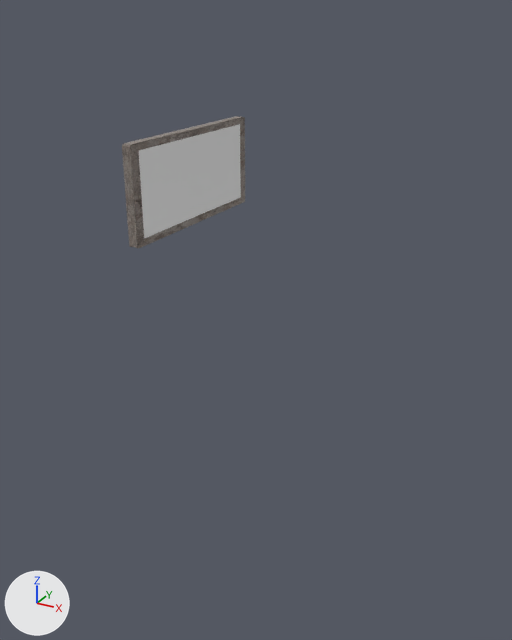
An edit to the glTF model assets/items/animita/model.gltf, drawn before and after from the same camera.
One viewpoint serves both versions: a 50 mm camera at (1.6, -2.38, 1.83) aimed at (0.31, -0.03, 0.66). Every picture has the same lights, and +X, +Y and +Z are marked at lower left. Where no turn or scale is listed for an object, it has been applied to the vertices.

The first picture shows 'ex-voto-block', 'ex-voto-message'.
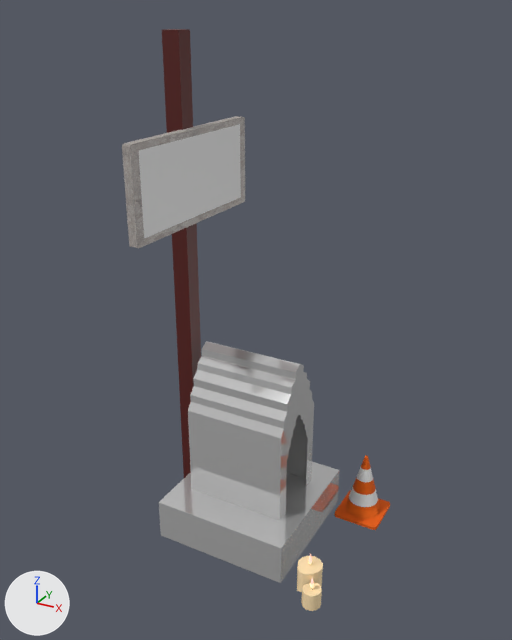
The newer file is also rescaled (x0.76), turned or shifted as a whole; pictures and numbers use the older file's frame.

Where the change shows, as pixel boxes (x1, y1, x2, y2) in the pictures (512 x 640 px):
'house', added
    after: (188, 341, 314, 520)
'base', added
    after: (159, 462, 340, 583)
'pole', added
    after: (162, 29, 201, 478)
'ex-voto-block', surface changed
    both: (122, 116, 245, 248)
'traffic cone_Material_0', added (orange)
    after: (334, 455, 390, 530)
'pCylinder1_lambert1_0', added
    after: (297, 556, 323, 592)
'traffic cone_Material.001_0', added
    after: (349, 467, 378, 507)
'pCylinder2_lambert1_0', added
    after: (301, 583, 322, 611)

The change, as a list of edits to the scene's bpy script:
```text
Change mat_marble:
    add mat_marble.emission_strength = 0.1
Add mat_lambert1:
    mat_lambert1 = bpy.data.materials.new('lambert1')
    # uses the picture img_image_0
    # uses the picture img_image_1
    # uses the picture img_image_2
Add ob_pole:
    ob_pole = bpy.data.objects.new('pole', me_cube_002)  # a box spanning x -1.0..1.0, y -1.0..1.0, z -1.0..1.0; in mat_material (dark red #571915)
    ob_pole.location = (-0.048, 0.0, 0.663)
    ob_pole.rotation_euler = (0.0, 0.0, 3.142)  # degrees (0, 0, 180)
    ob_pole.scale = (-0.0378, -0.0378, -1.09)
Add ob_house:
    ob_house = bpy.data.objects.new('house', me_plane_001)  # 88 vertices, 126 faces; spans x -0.23..0.23, y -0.157..0.17, z 0.0..0.69; in mat_metal (white #e7e7e7)
    ob_house.location = (0.269, 0.0, -0.212)
Add ob_base:
    ob_base = bpy.data.objects.new('base', me_cube_001)  # a box spanning x -0.31..0.31, y -0.31..0.31, z -0.093..0.093; in mat_metal (white #e7e7e7)
    ob_base.location = (0.274, 0.0, -0.303)
Add ob_traffic_cone_material_0:
    ob_traffic_cone_material_0 = bpy.data.objects.new('traffic cone_Material_0', me_traffic_cone_material_0)  # 276 vertices, 454 faces; spans x -0.106..0.106, y -0.106..0.106, z -0.008..0.304; in mat_material_003 (picture img_image_1_001)
    ob_traffic_cone_material_0.location = (0.718, 0.296, -0.382)
Add ob_traffic_cone_material_001_0:
    ob_traffic_cone_material_001_0 = bpy.data.objects.new('traffic cone_Material.001_0', me_traffic_cone_material_001_0)  # 128 vertices, 128 faces; spans x -0.069..0.069, y -0.069..0.069, z 0.067..0.245; in mat_material_001 (picture img_image_0_001)
    ob_traffic_cone_material_001_0.location = (0.718, 0.296, -0.382)
Add ob_pcylinder2_lambert1_0:
    ob_pcylinder2_lambert1_0 = bpy.data.objects.new('pCylinder2_lambert1_0', me_pcylinder2_lambert1_0)  # 38 vertices, 72 faces; spans x 0.0108..0.0899, y -0.1304..-0.0513, z 0.0..0.0773
    ob_pcylinder2_lambert1_0.location = (0.699, -0.27, -0.382)
Add ob_pcylinder1_lambert1_0:
    ob_pcylinder1_lambert1_0 = bpy.data.objects.new('pCylinder1_lambert1_0', me_pcylinder1_lambert1_0)  # 50 vertices, 96 faces; spans x -0.053..0.053, y -0.0583..0.053, z 0.0..0.1063
    ob_pcylinder1_lambert1_0.location = (0.699, -0.27, -0.382)
```
